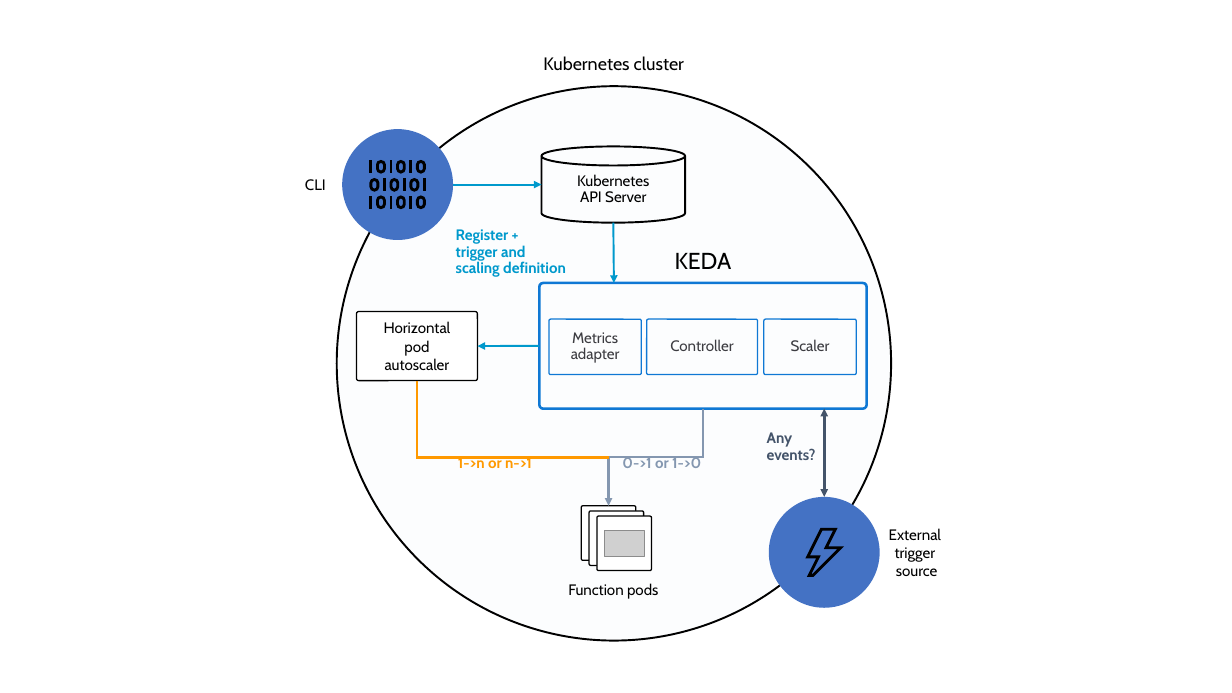
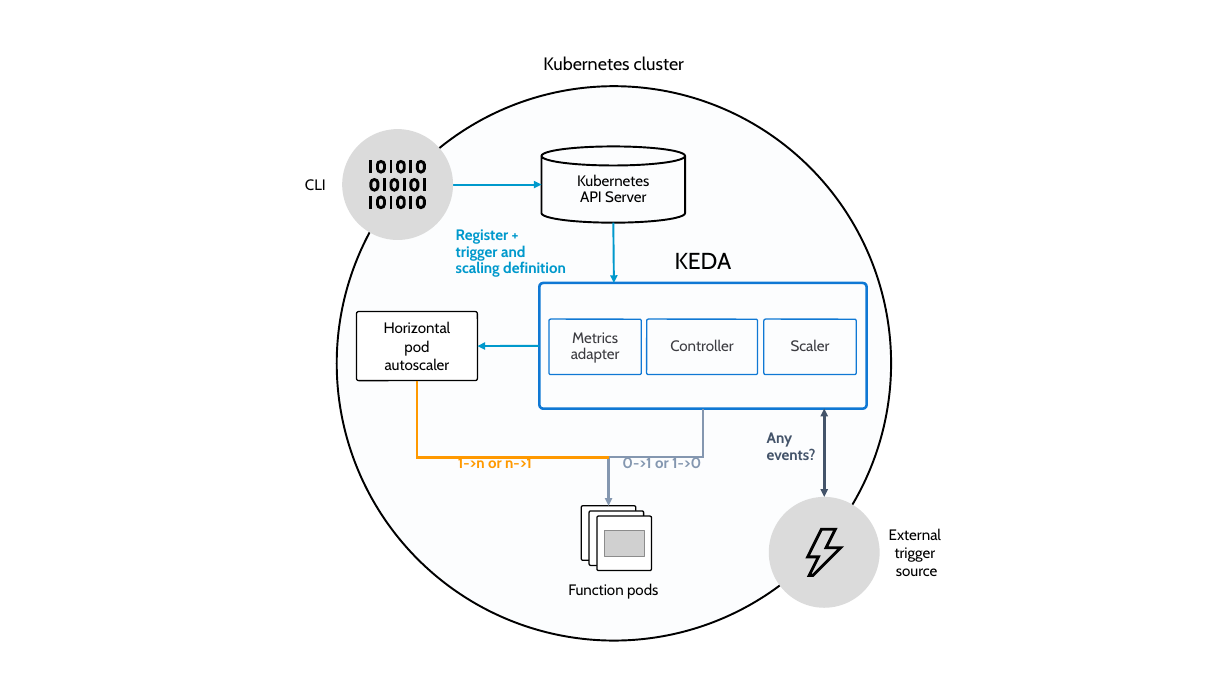
Before and after one commit to kedacore/keda-docs, a slide deck: slide 1 of schematics.pptx. Drawn at 1232x693 pixels with LibreOffice and Linux fonts; fonts in the diff are those of the drawing; grey boxes stand for pictures. Boxes give left, top, right and bottom in pixels: in the first picture for what was removed or moved away, otherwise in the second. Text is boxed around its words. In the diff, an @@ line names an element or a change of style, - is before the commit and + after.

```diff
--- a/schematics.pptx
+++ b/schematics.pptx
@@ ellipse at <box>342,129,453,240</box>: fill #4472C4 to #DBDBDB @@
@@ ellipse at <box>769,497,880,608</box>: fill #4472C4 to #DBDBDB @@
```
Also in this commit, not shown: 1 other file.
